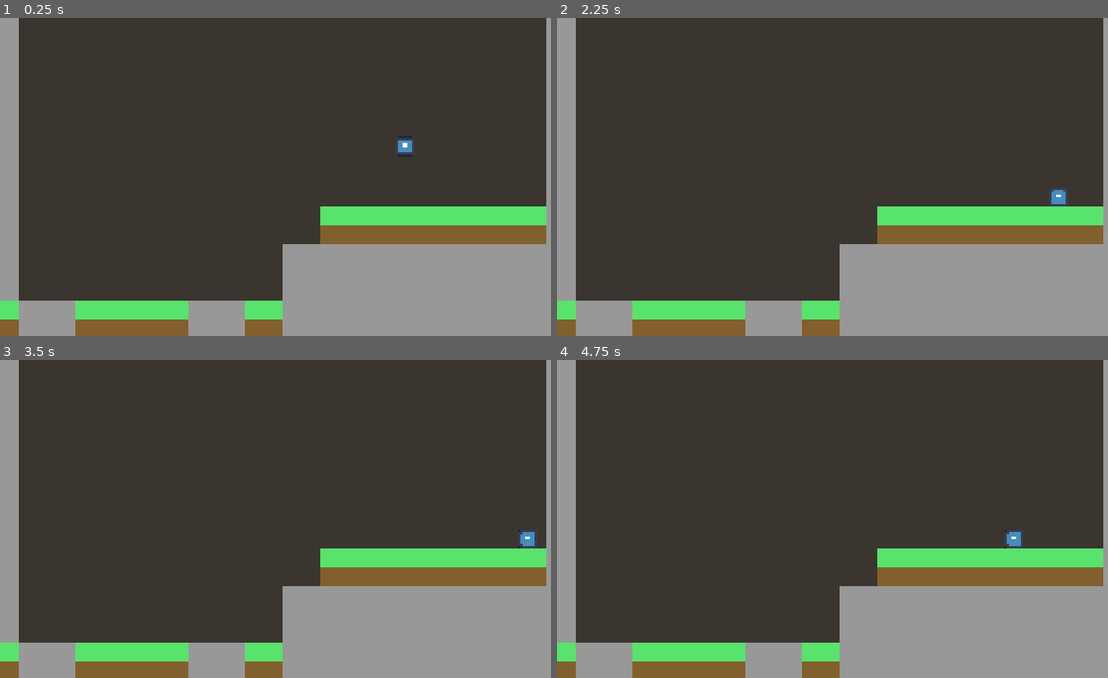
Above: before the commit, frames 1-4 (two rows, left to right).
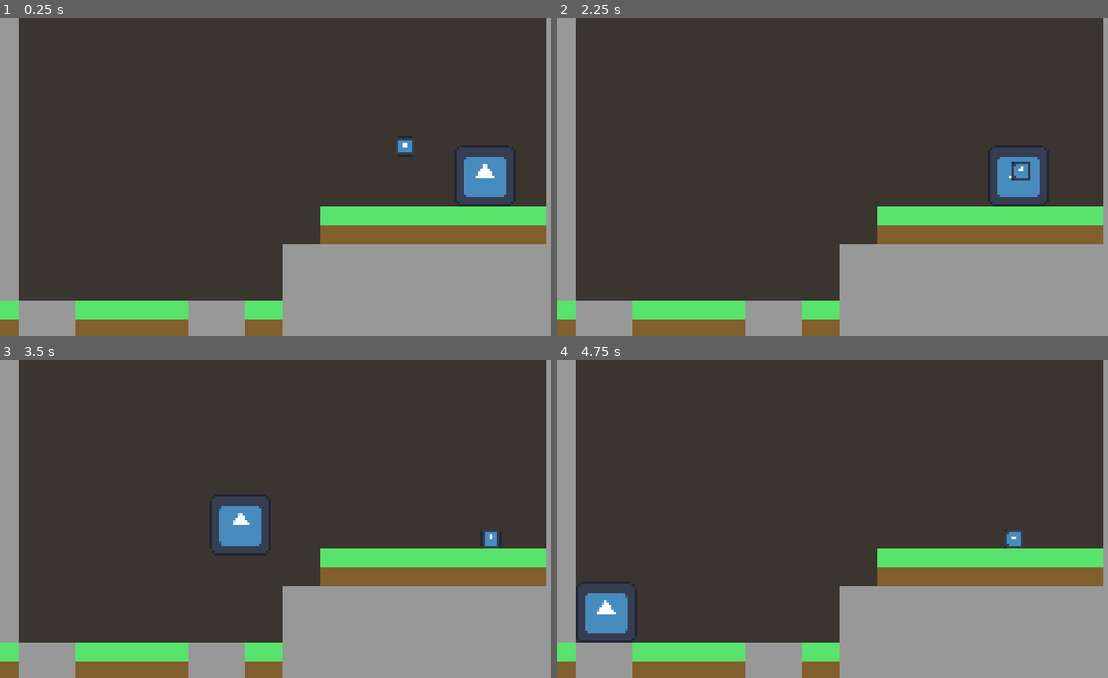
Above: after the commit, the same moments.

Repository: Olatiny/Cordyception
Game: Godot game, scene res://tiletest.tscn
The game is run twice, just before and just after one commit, with the same random seed, the same clock (stepped at 60 frames per second) and the same inputs. The engine's default icon, where the game draws it, is replaced by a stand-in: a white triangle on a blue panel in a dark square.
Inputs:
- Up to frame 1 (0.25 s): no input
- Up to frame 2 (2.25 s): hold Right (move_right) 0.53-2.03 s; tap Shift (possess) at 0.6, 1.35, 2.1 s; tap Up (jump) at 0.77, 1.52 s; tap Enter at 2 s; hold Left (move_left) from 2.03 s (still down)
- Up to frame 3 (3.5 s): release Left (move_left) at 2.78 s; hold Right (move_right) from 2.78 s (still down); tap Shift (possess) at 2.85 s; tap Up (jump) at 3.02 s
- Up to frame 4 (4.75 s): tap Shift (possess) at 3.6, 4.35 s; tap Up (jump) at 3.77, 4.52 s; release Right (move_right) at 4.28 s; hold Left (move_left) from 4.28 s (still down)

The runs differ from the first frame. In frame 1, 2.1% of the frame differs, in the area x 82-94%, y 40-60%; in frame 2, 2.3%; in frame 3, 2.5%, in the area x 38-98%, y 42-62%; in frame 4, 2.1%.

Commit message:
possession woo

Diff:
--- a/src/creatures/controllable_creature.gd
+++ b/src/creatures/controllable_creature.gd
@@ -27,6 +27,7 @@
 		check_primary_action()
 		check_secondary_action()
 		update_animation()
+		check_unpossess()
 
 	velocity.x = clampf(velocity.x, -terminal_velocity.x, terminal_velocity.x)
 	velocity.y = clampf(velocity.y, -terminal_velocity.y, terminal_velocity.y)
@@ -53,3 +54,6 @@
 
 func update_animation():
 	pass
+
+func check_unpossess():
+	pass
--- a/src/creatures/funguy.gd
+++ b/src/creatures/funguy.gd
@@ -63,7 +63,7 @@
 
 	var valid_bugs: Array[Node2D] = possess_area.get_overlapping_bodies()
 	valid_bugs.erase(self)
-
+	print("possess ",valid_bugs," ",valid_bugs.size())
 	# no bugs to possess
 	if valid_bugs.size() <= 0:
 		possess_shape.disabled
@@ -74,8 +74,9 @@
 	for bug in valid_bugs:
 		if bug.position - position < closest_bug.position - position:
 			closest_bug = bug
-
-	# TODO: possess closest_bug
+	print("closest bug ", closest_bug)
+	if(closest_bug != null && closest_bug.try_possess()):
+		queue_free()
 
 	possess_shape.disabled = true
 
--- a/src/creatures/funguy.tscn
+++ b/src/creatures/funguy.tscn
@@ -31,8 +31,8 @@
 target_position = Vector2(0, 1)
 
 [node name="PossessArea" type="Area2D" parent="."]
-collision_layer = 2
-collision_mask = 0
+collision_layer = 0
+collision_mask = 2
 
 [node name="PossessShape" type="CollisionShape2D" parent="PossessArea"]
 shape = SubResource("CircleShape2D_qdhuy")
--- a/src/creatures/possessable_creature.gd
+++ b/src/creatures/possessable_creature.gd
@@ -12,7 +12,6 @@
 
 	return false
 
-
 func unpossess(kill : bool) -> void:
 	controlled = false
 	alive = !kill
@@ -21,3 +20,16 @@
 	fun_dude.global_position = global_position
 	fun_dude.velocity.y = -25.0
 	get_tree().root.add_child(fun_dude)
+
+## Handles movement according to player's state
+func check_move():
+	var direction := Input.get_axis("move_left", "move_right")
+
+	if direction:
+		velocity.x = direction * walk_speed
+	else:
+		velocity.x = move_toward(velocity.x, 0, walk_speed)
+
+func check_unpossess():
+	if(Input.is_action_just_pressed("possess")):
+		unpossess(false)
--- a/src/creatures/possessable_creature.tscn
+++ b/src/creatures/possessable_creature.tscn
@@ -1,29 +1,18 @@
-[gd_scene load_steps=5 format=3 uid="uid://dxllokjusir67"]
+[gd_scene load_steps=4 format=3 uid="uid://bntq5gfrxuq2d"]
 
 [ext_resource type="Script" path="res://src/creatures/possessable_creature.gd" id="1_puoom"]
 [ext_resource type="Texture2D" uid="uid://8iufllcujsko" path="res://icon.svg" id="2_1vvi6"]
 
-[sub_resource type="CapsuleShape2D" id="CapsuleShape2D_2spbu"]
-radius = 62.0
-height = 146.0
-
-[sub_resource type="SpriteFrames" id="SpriteFrames_qqwow"]
-animations = [{
-"frames": [{
-"duration": 1.0,
-"texture": ExtResource("2_1vvi6")
-}],
-"loop": true,
-"name": &"default",
-"speed": 5.0
-}]
+[sub_resource type="RectangleShape2D" id="RectangleShape2D_422cx"]
+size = Vector2(128, 128)
 
 [node name="possessable_creature" type="CharacterBody2D"]
 collision_layer = 2
+collision_mask = 17
 script = ExtResource("1_puoom")
 
 [node name="CollisionShape2D" type="CollisionShape2D" parent="."]
-shape = SubResource("CapsuleShape2D_2spbu")
+shape = SubResource("RectangleShape2D_422cx")
 
-[node name="AnimatedSprite2D" type="AnimatedSprite2D" parent="CollisionShape2D"]
-sprite_frames = SubResource("SpriteFrames_qqwow")
+[node name="Sprite2D" type="Sprite2D" parent="."]
+texture = ExtResource("2_1vvi6")
--- a/tiletest.tscn
+++ b/tiletest.tscn
@@ -1,8 +1,9 @@
-[gd_scene load_steps=7 format=4 uid="uid://cgj1i46j05itd"]
+[gd_scene load_steps=8 format=4 uid="uid://cgj1i46j05itd"]
 
 [ext_resource type="Texture2D" uid="uid://8iufllcujsko" path="res://icon.svg" id="1_hffu4"]
 [ext_resource type="Texture2D" uid="uid://b32nckfo6m868" path="res://assets/temp/temp-tiles.png" id="2_0buje"]
 [ext_resource type="PackedScene" uid="uid://dosgtptmb0811" path="res://src/creatures/funguy.tscn" id="2_vd5dh"]
+[ext_resource type="PackedScene" uid="uid://bntq5gfrxuq2d" path="res://src/creatures/possessable_creature.tscn" id="4_bafdu"]
 
 [sub_resource type="TileSetAtlasSource" id="TileSetAtlasSource_cao6j"]
 texture = ExtResource("1_hffu4")
@@ -296,3 +297,7 @@
 
 [node name="Funguy" parent="." instance=ExtResource("2_vd5dh")]
 position = Vector2(172, 52)
+
+[node name="possessable_creature" parent="." instance=ExtResource("4_bafdu")]
+position = Vector2(206, 65)
+scale = Vector2(0.2, 0.2)
